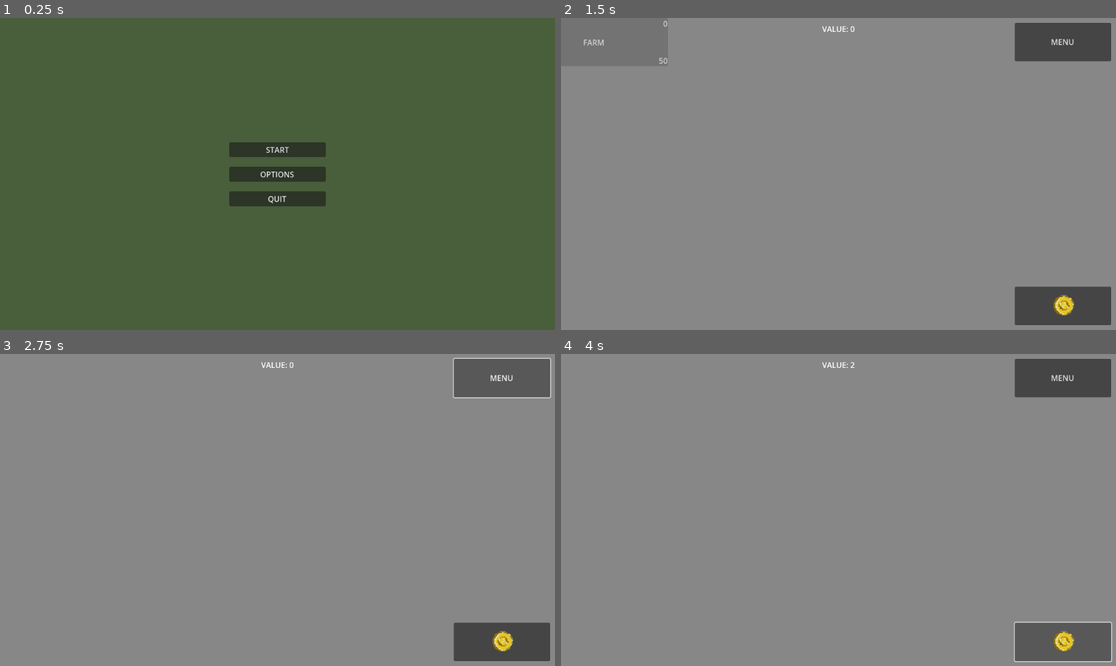
Above: before the commit, frames 1-4 (two rows, left to right).
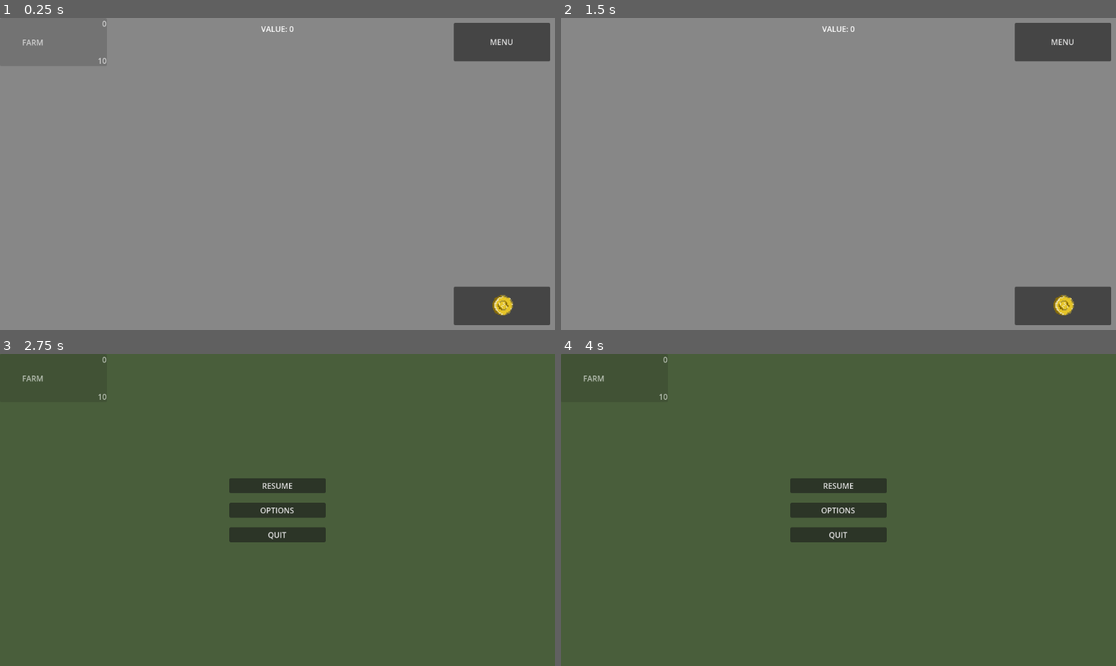
Above: after the commit, the same moments.

Repository: kakraatz/clicker-game
Game: Godot game, scene res://scenes/game.tscn
Same seed, same stepped clock (60 frames per second), same inputs: the game is played once before the commit and once after it. Before the commit the project starts from res://scenes/menu.tscn.
Inputs (mouse positions are in pixels of both pictures, inside the frame that each line leads up to):
- Up to frame 1 (0.25 s): no input
- Up to frame 2 (1.5 s): click (1060, 42) at 0.5 s, where only the run after the commit has a clickable "MENU"; click "START" (after the commit: "RESUME") at 1.25 s
- Up to frame 3 (2.75 s): click "MENU" at 2 s
- Up to frame 4 (4 s): click (1060, 641) at 2.75 s; click (1060, 641) at 3.5 s

The runs differ from the first frame. In frame 1, 100% of the frame differs, in the area x 0-100%, y 0-100%; in frame 2, less than 0.1%; in frame 3, 100%; in frame 4, 100%.
Error before the commit: Invalid assignment of property or key 'gameStarted' with value of type 'bool' on a base object of type 'Control (GameMenu)'. (res://scenes/game.gd:59)

Commit message:
Temporary (?) Farm initial cost fix; Set start scene to game, bypassing main menu
Need to refactor menu code/menu button code and fix button visibility toggle bug when entering/exiting menu.

Diff:
--- a/buildings/building.gd
+++ b/buildings/building.gd
@@ -4,7 +4,7 @@
 
 @export var id = 0
 @export var factory_count = 0
-const base_gold_multiplier = 10
+var base_gold_multiplier = 10
 const base_exponent_constant = 1.2
 var gold_multiplier = 0
 @export var button_label = ""
@@ -37,11 +37,11 @@
 
 	json_dictionary["id"] = self.id
 	json_dictionary["factory_count"] = self.factory_count
-	json_dictionary["factory_multiplier"] = self.factoryMultiplier
+	json_dictionary["base_gold_multiplier"] = self.base_gold_multiplier
 	json_dictionary["initial_cost"] = self.initial_cost
 	json_dictionary["current_cost"] = self.current_cost
 	json_dictionary["name"] = self.name
-	json_dictionary["flat_multiplier"] = self.factoryMultiplier
+	json_dictionary["flat_multiplier"] = self.flat_multiplier
 
 	var json_string = JSON.stringify(json_dictionary)
 	#data = {key: getattr(Building, key) for key in Building.annotations}
@@ -80,4 +80,4 @@
 	self.current_cost = self.initial_cost
 
 func calculate_base_gold_multiplier():
-	self.gold_multiplier = base_gold_multiplier * base_exponent_constant**(self.id -1)
+	self.gold_multiplier = base_gold_multiplier * base_exponent_constant**(self.id - 1)
--- a/project.godot
+++ b/project.godot
@@ -11,7 +11,7 @@
 [application]
 
 config/name="Clicker Game"
-run/main_scene="res://scenes/menu.tscn"
+run/main_scene="uid://ksm4jt1h5xce"
 config/features=PackedStringArray("4.5", "Forward Plus")
 config/icon="res://icon.svg"
 
--- a/scenes/building_manger.gd
+++ b/scenes/building_manger.gd
@@ -3,7 +3,8 @@
 class_name BuildingManager
 
 @export var current_buildings: Array[Building]
-signal toggle_visibility_signal
+
+signal toggleVisibilitySignal
 signal update_buttons_signal
 
 @onready var vbox_container = $Control/Panel/ScrollContainer/VBoxContainer
@@ -23,7 +24,7 @@
 
 # Called when the node enters the scene tree for the first time.
 func _ready() -> void:
-	toggle_visibility_signal.connect(toggle_visibility)
+	toggleVisibilitySignal.connect(toggle_visibility)
 	update_buttons_signal.connect(update_all_buttons)
 
 
@@ -71,12 +72,14 @@
 	var current_buildings = game_state_resource.all_buildings
 	#Creates building buttons for each building that is passed in
 	if (current_buildings.is_empty()):
+		farm_building_resource.calculate_initial_cost()
 		create_building_button(farm_building_resource)
 		var new_farm: Building = load("res://resources/buildings/farm_building_resource.tres") as Building
 		current_buildings.append(new_farm)
 		game_state_resource.all_buildings = current_buildings
 	elif (current_buildings):
 		for building in current_buildings:
+			building.calculate_initial_cost()
 			create_building_button(building)
 
 
--- a/scenes/buildingbutton.gd
+++ b/scenes/buildingbutton.gd
@@ -25,7 +25,7 @@
 	if !self.disabled:
 		var current_gold = game_state_resource.current_gold - building.current_cost
 		game_state_resource.current_gold = current_gold
-		game_state_resource.current_tick_increment_value = game_state_resource.current_tick_increment_value + self.building.factoryMultiplier
+		game_state_resource.current_tick_increment_value = game_state_resource.current_tick_increment_value + self.building.flat_multiplier
 		building.factory_count += 1
 		building.current_cost = building.current_cost * building.flat_multiplier
 
--- a/scenes/game.gd
+++ b/scenes/game.gd
@@ -20,7 +20,7 @@
 	if !game_state_resource:
 		game_state_resource = preload("res://resources/totals/game_state_resource.tres")
 	quit_signal.connect(quitGame)
-	building_manager_node.connect("toggle_visibility_signal", Callable(building_manager_node ,"toggle_visibility_signal"))
+	building_manager_node.connect("toggleVisibilitySignal", Callable(building_manager_node ,"toggleVisibilitySignal"))
 	cycle_interval.timeout.connect(run_tick)
 
 	get_tree().auto_accept_quit = false
@@ -48,7 +48,7 @@
 
 func toggle_building_ui_visability() -> void:
 	if game_control_node:
-		building_manager_node.emit_signal("toggle_visibility_signal")
+		building_manager_node.emit_signal("toggleVisibilitySignal")
 	else:
 		print('no node')
 
@@ -56,17 +56,17 @@
 	if game_control_node:
 		toggle_building_ui_visability()
 		var menu = menu_scene.instantiate()
-		menu.gameStarted = true
+		menu.game_started = true
 		menu.connect("quit_signal", quitGame)
 		game_control_node.add_child(menu)
 	else:
 		print('no node')
 
 func quitGame():
-	FileManager.saveGameState()
+	FileManager.save_game_state()
 
 func _exit_tree() -> void:
-	FileManager.saveGameState()
+	FileManager.save_game_state()
 
 func initializeAudio():
 	var audioStreamPlayerArray = AudioManager.createAudioStreamPlayers()
--- a/scenes/menu.gd
+++ b/scenes/menu.gd
@@ -1,6 +1,7 @@
 extends Node
 
 class_name GameMenu
+
 signal quit_signal
 
 @onready var startButton = $Button_Manager/GridContainer/Start_Button
@@ -11,11 +12,9 @@
 	if game_started:
 		startButton.text = 'RESUME'
 
-
 # Called every frame. 'delta' is the elapsed time since the previous frame.
 func _process(delta: float) -> void:
 	pass
-
 
 func _on_start_button_pressed() -> void:
 	if (!game_started):
@@ -26,7 +25,6 @@
 func _on_options_button_pressed() -> void:
 	pass # Replace with function body.
 
-
 func _on_quit_button_pressed() -> void:
 	quit_signal.emit()
 	get_tree().quit()
Not shown: 1 places in scenes/BuildingManger.tscn that only renumber resources
Not shown, changed: scenes/building_manger.gd.uid
